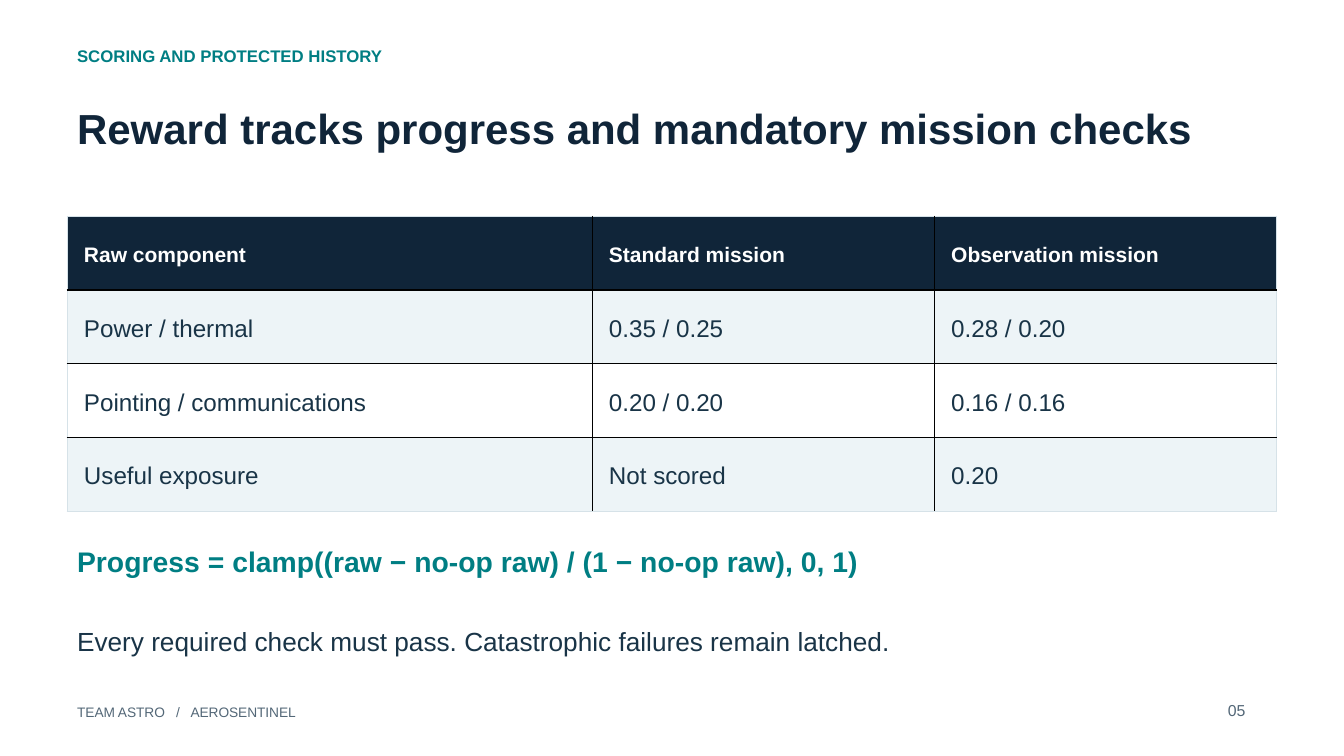
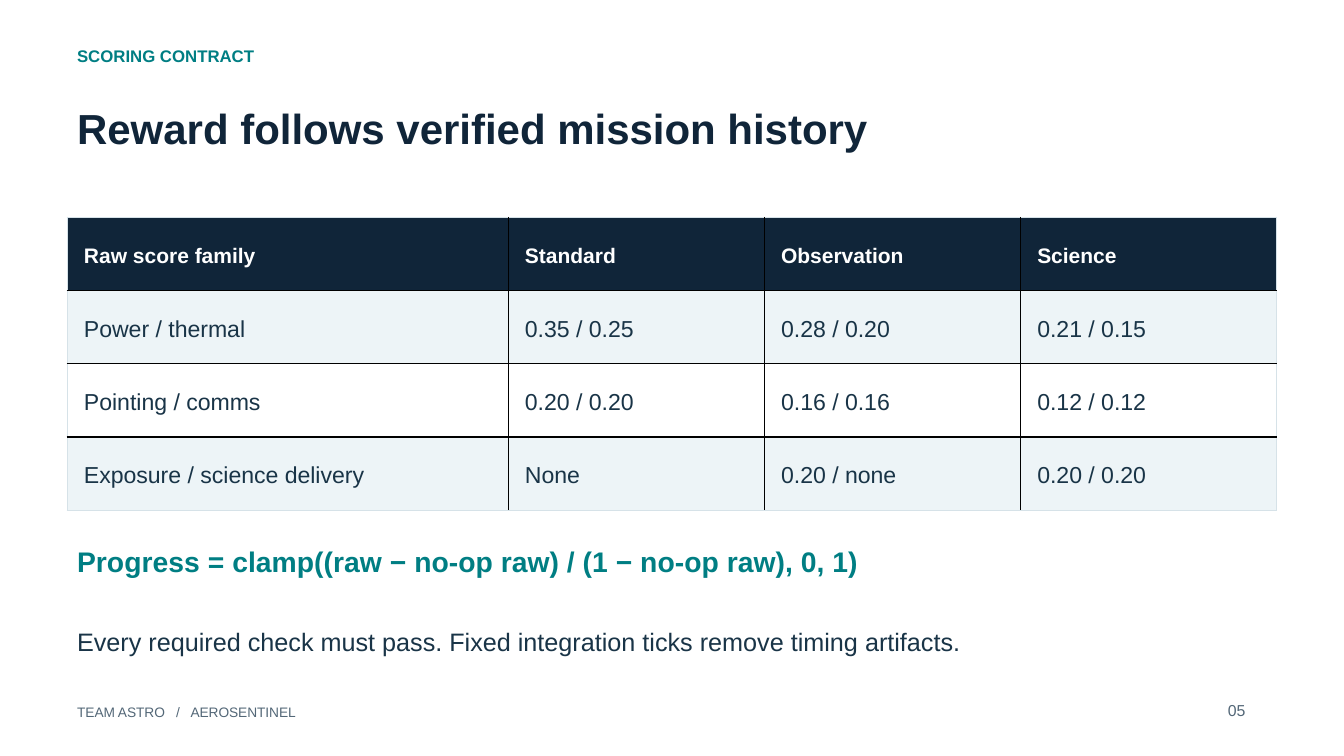
Before and after one commit to devesh3001/ASTRO, a slide deck: slide 5 of submission_bundle/defense-deck.pptx. Drawn at 1344x756 pixels with LibreOffice and Linux fonts; fonts in the diff are those of the drawing. Boxes give left, top, right and bottom in pixels: in the first picture for what was removed or moved away, otherwise in the second. Text is boxed around its words. In the diff, an @@ line names an element or a change of style, - is before the commit and + after.

Commit message:
Strengthen mission planning, verification and submission evidence

```diff
--- a/submission_bundle/defense-deck.pptx
+++ b/submission_bundle/defense-deck.pptx
@@ text at (77,50,254,62): text changed @@
-SCORING AND PROTECTED HISTORY
+SCORING CONTRACT
@@ text at (77,113,867,153): text changed @@
-Reward tracks progress and mandatory mission checks
+Reward follows verified mission history
@@ table at (68,218,1277,511) @@
-column 1: Raw component | Power / thermal | Pointing / communications | Useful exposure
-column 2: Standard mission | 0.35 / 0.25 | 0.20 / 0.20 | Not scored
-column 3: Observation mission | 0.28 / 0.20 | 0.16 / 0.16 | 0.20
+column 1: Raw score family | Power / thermal | Pointing / comms | Exposure / science delivery
+column 2: Standard | 0.35 / 0.25 | 0.20 / 0.20 | None
+column 3: Observation | 0.28 / 0.20 | 0.16 / 0.16 | 0.20 / none
+column 4: Science | 0.21 / 0.15 | 0.12 / 0.12 | 0.20 / 0.20
@@ text at (77,632,960,657): text changed; size 18.8 to 18 pt @@
-Every required check must pass. Catastrophic failures remain latched.
+Every required check must pass. Fixed integration ticks remove timing artifacts.
```
Also in this commit, not shown: 6 other slides changed, 1 slide added, 1 slide removed, 29 other files.
